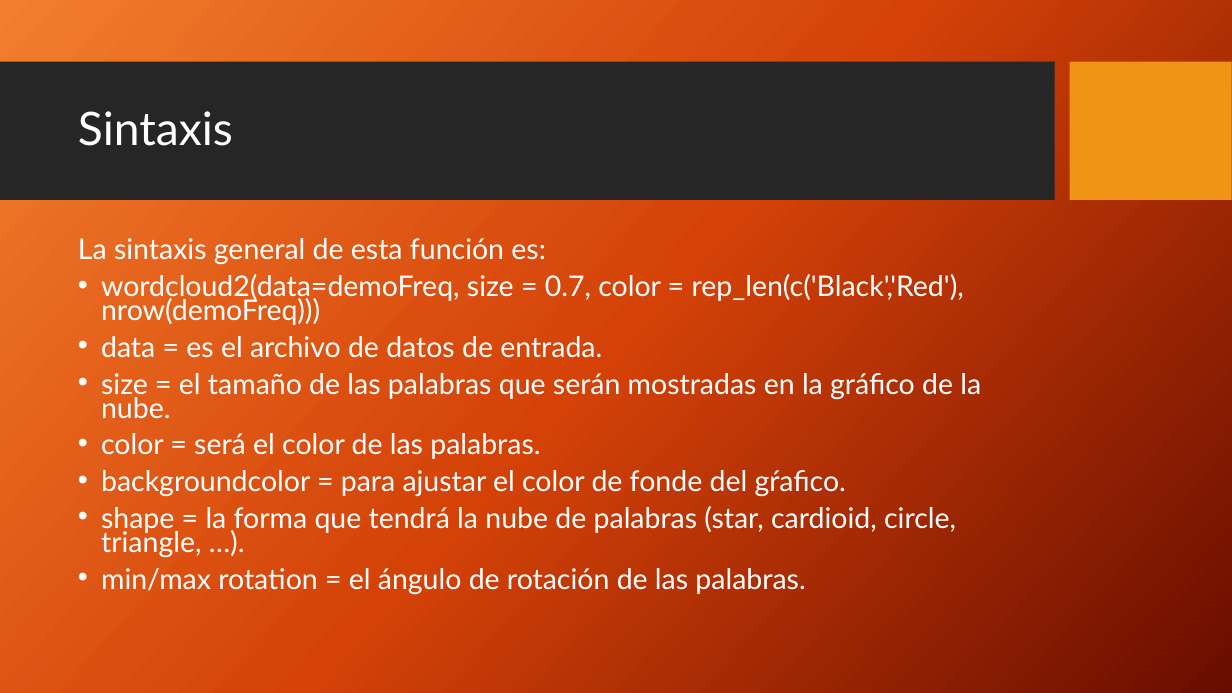
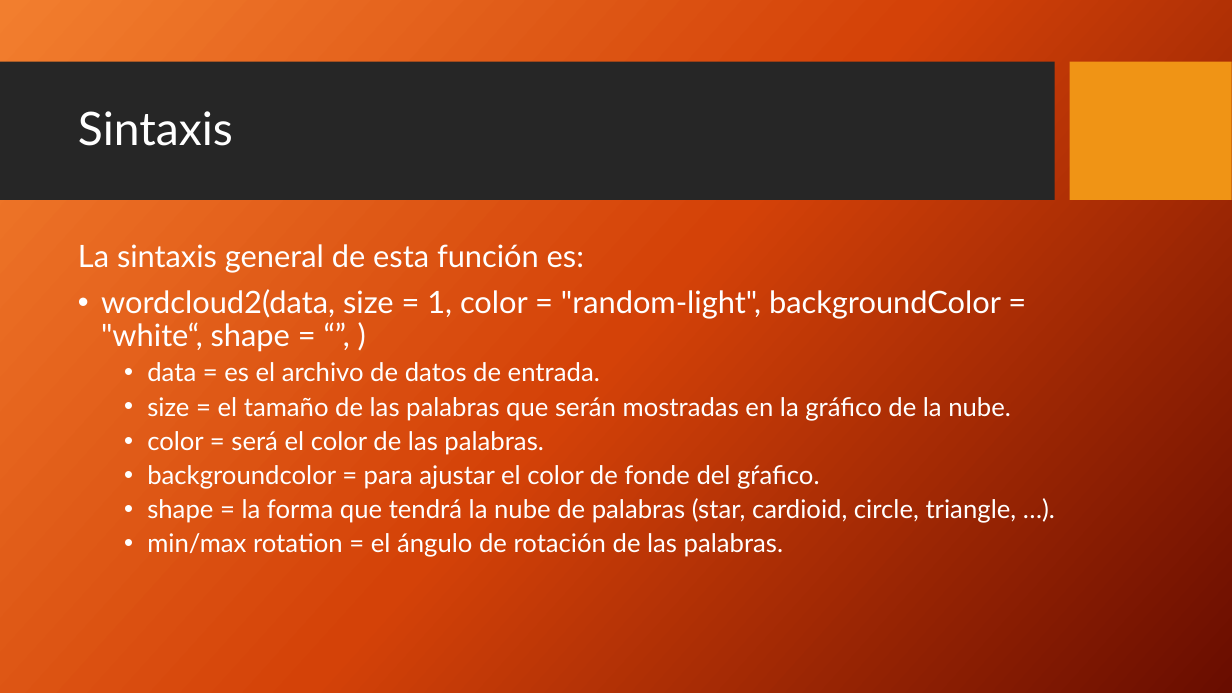
Before and after one commit to Byneros/TallerGestionDeDatosElArteDeLaGuerra, a slide deck: slide 14 of QUE DEBES CONOCER PARA GANAR CUALQUER BATALLA OTRA VERSION.pptx (slide 10 before the commit). Drawn at 1232x693 pixels with LibreOffice and Linux fonts; fonts in the diff are those of the drawing; background and template pictures are left out. Boxes give left, top, right and bottom in pixels: in the first picture for what was removed or moved away, otherwise in the second. Text is boxed around its words. In the diff, an @@ line names an element or a change of style, - is before the commit and + after.

```diff
--- a/QUE DEBES CONOCER PARA GANAR CUALQUER BATALLA OTRA VERSION.pptx
+++ b/QUE DEBES CONOCER PARA GANAR CUALQUER BATALLA OTRA VERSION.pptx
@@ text at [78, 244, 1017, 557]: size 22.2 to 24 pt in "La sintaxis general de esta función es:"; size 22.2 to 20 pt in "data = es el archivo de datos ...", "size = el tamaño de las palabras ...", "color = será el color de las ...", "backgroundcolor = para ajustar el color de ..." and 2 more places; line spacing 0.7 to 0.9; list level 1 to 2 in "data = es el archivo ..."; list level 1 to 2 in "size = el tamaño de ..."; list level 1 to 2 in "color = será el color ..."; list level 1 to 2 in "backgroundcolor = para ajustar el ..."; list level 1 to 2 in "shape = la forma que ..."; list level 1 to 2 in "min/max rotation = el ángulo ..." @@
@@ text at [101, 289, 1001, 352]: text changed; size 22.2 to 24 pt @@
-• wordcloud2(data=demoFreq, size = 0.7, color = rep_len(c('Black','Red'), nrow(demoFreq)))
+• wordcloud2(data, size = 1, color = "random-light", backgroundColor = "white“, shape = “”, )
```
Also in this commit, not shown: 2 other slides changed, 5 slides added, 3 other files.
